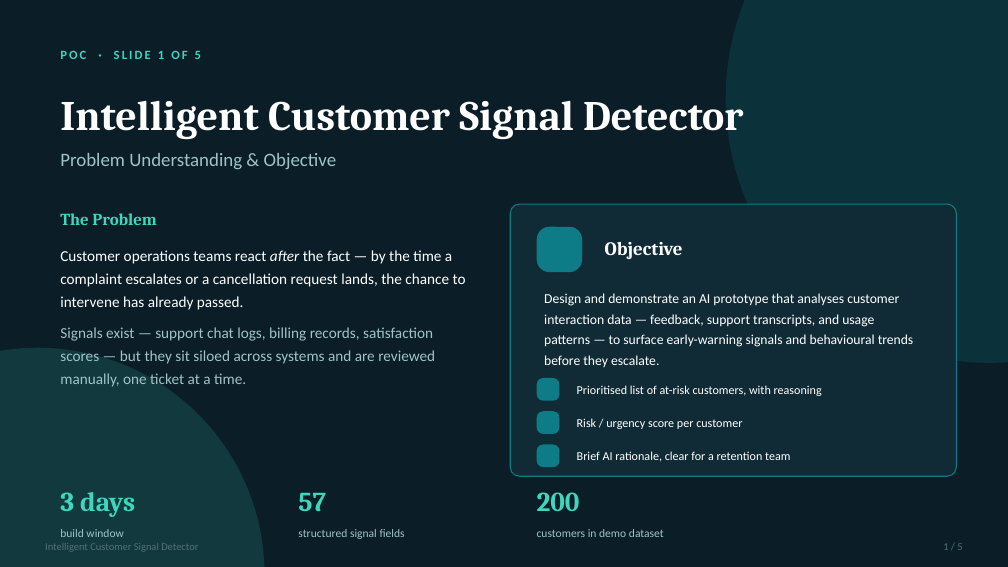
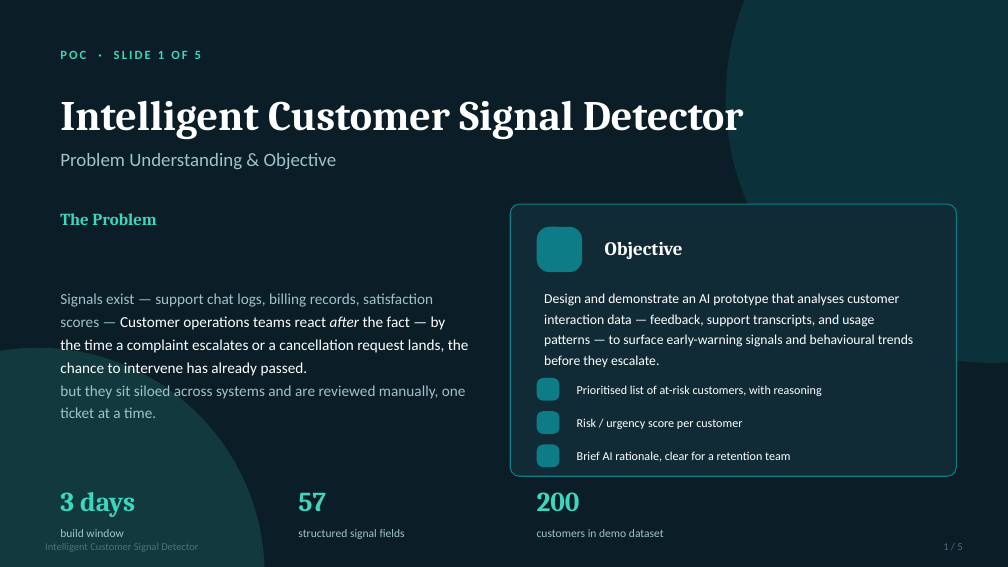
Before and after one commit to sAI-2025/Intelligent-Customer-Signal-Detector, a slide deck: slide 1 of Intelligent_Customer_Signal_Detector_Deck.pptx. Drawn at 1008x567 pixels with LibreOffice and Linux fonts; fonts in the diff are those of the drawing; background and template pictures are left out. Boxes give left, top, right and bottom in pixels: in the first picture for what was removed or moved away, otherwise in the second. Text is boxed around its words. In the diff, an @@ line names an element or a change of style, - is before the commit and + after.

```diff
--- a/Intelligent_Customer_Signal_Detector_Deck.pptx
+++ b/Intelligent_Customer_Signal_Detector_Deck.pptx
@@ text removed at [60,250,466,310] @@
-Customer operations teams react after the fact — by the time a complaint escalates or a cancellation request lands, the chance to intervene has already passed.
@@ text at [60,293,469,418]: text changed; text colour #9FC3C8 to #FFFFFF @@
-Signals exist — support chat logs, billing records, satisfaction scores — but they sit siloed across systems and are reviewed manually, one ticket at a time.
+Signals exist — support chat logs, billing records, satisfaction scores — Customer operations teams react after the fact — by the time a complaint escalates or a cancellation request lands, the chance to intervene has already passed.
+but they sit siloed across systems and are reviewed manually, one ticket at a time.
```
Also in this commit, not shown: 56 other files.
